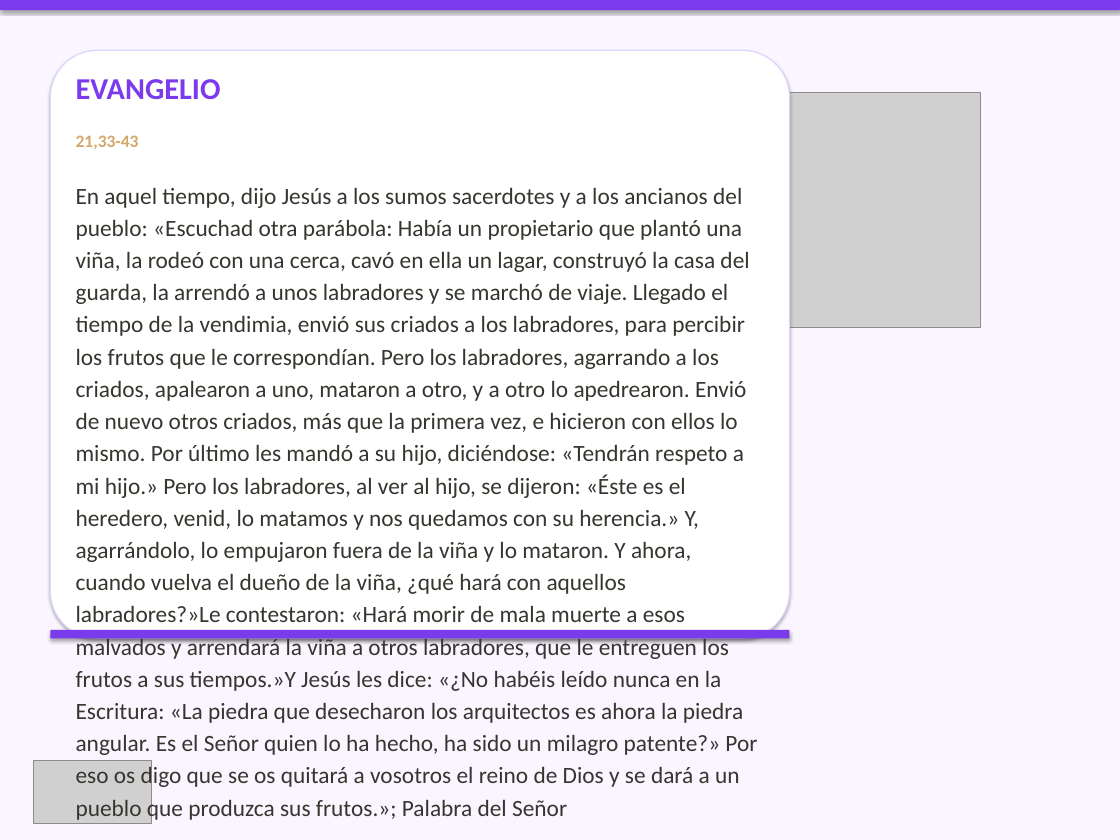
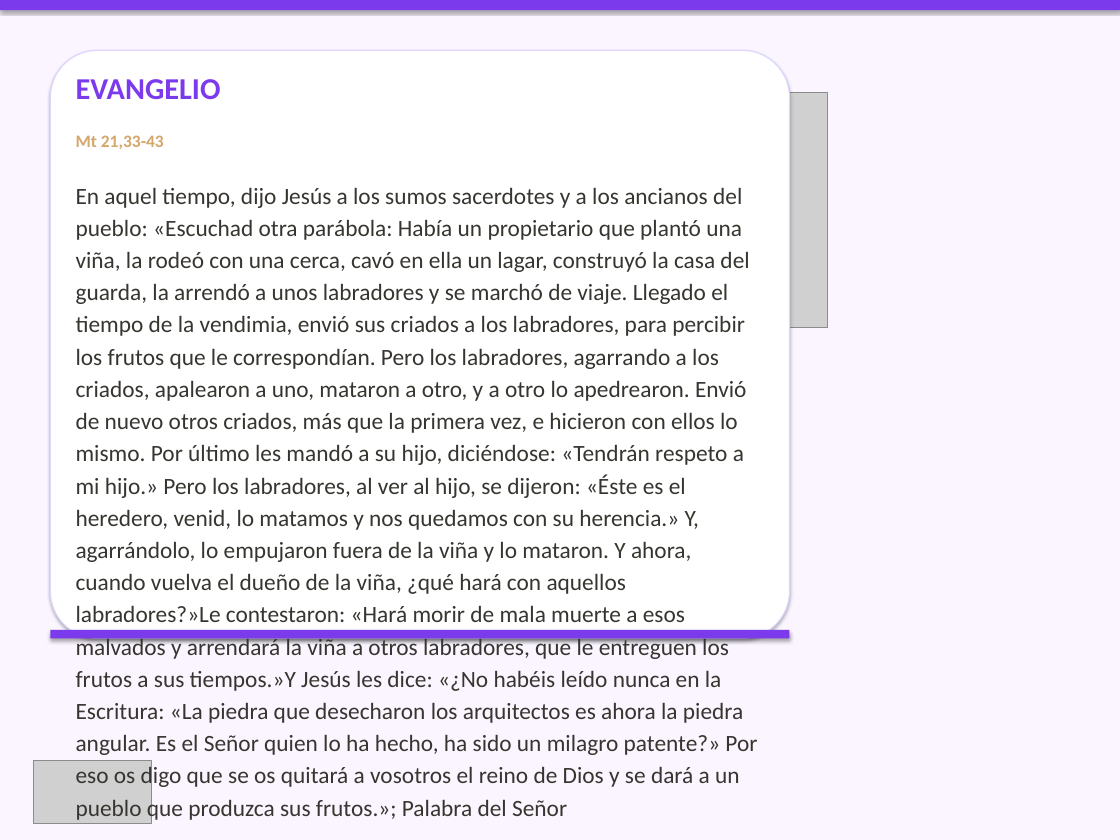
Before and after one commit to CC5M5/CCE-M5, a slide deck: slide 12 of presentaciones/2026-10-04_celebracion.pptx (slide 9 before the commit). Drawn at 1120x840 pixels with LibreOffice and Linux fonts; fonts in the diff are those of the drawing; grey boxes stand for pictures. Boxes give left, top, right and bottom in pixels: in the first picture for what was removed or moved away, otherwise in the second. Text is boxed around its words. In the diff, an @@ line names an element or a change of style, - is before the commit and + after.

```diff
--- a/presentaciones/2026-10-04_celebracion.pptx
+++ b/presentaciones/2026-10-04_celebracion.pptx
@@ picture: place and size @@
-picture at (613, 92, 981, 328)
+picture at (613, 92, 828, 328)
@@ text at (76, 135, 164, 149): text changed @@
-21,33-43
+Mt 21,33-43
```
Also in this commit, not shown: 17 other slides changed, 12 slides added, 43 other files.
